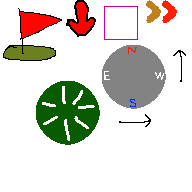
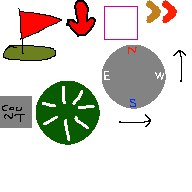
Comparing the layer stacks of the two 192px x 192px images. Changes:
painted on "Paint Layer 1" (1st of 2) over [0, 96, 32, 128]
